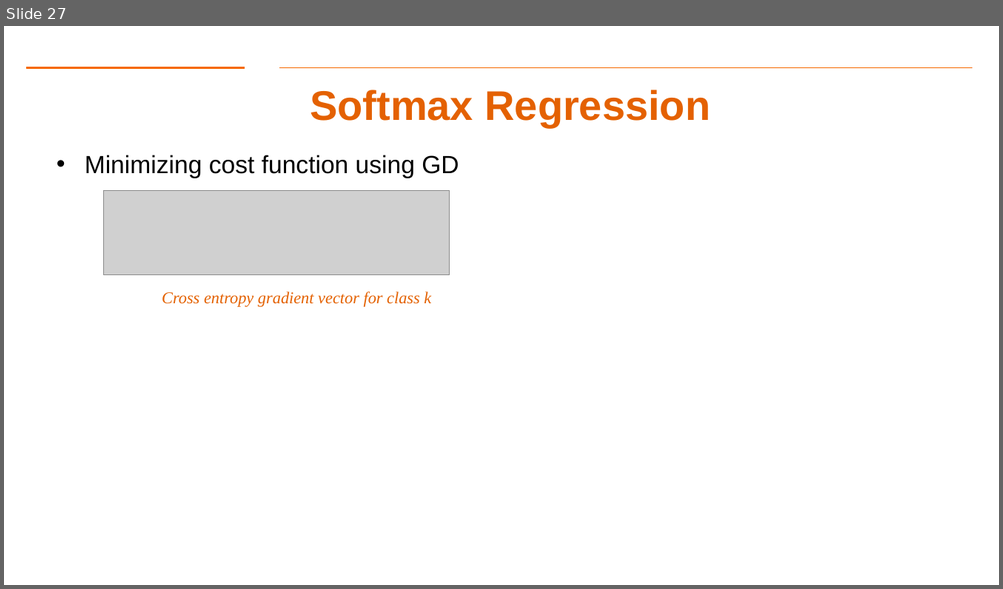
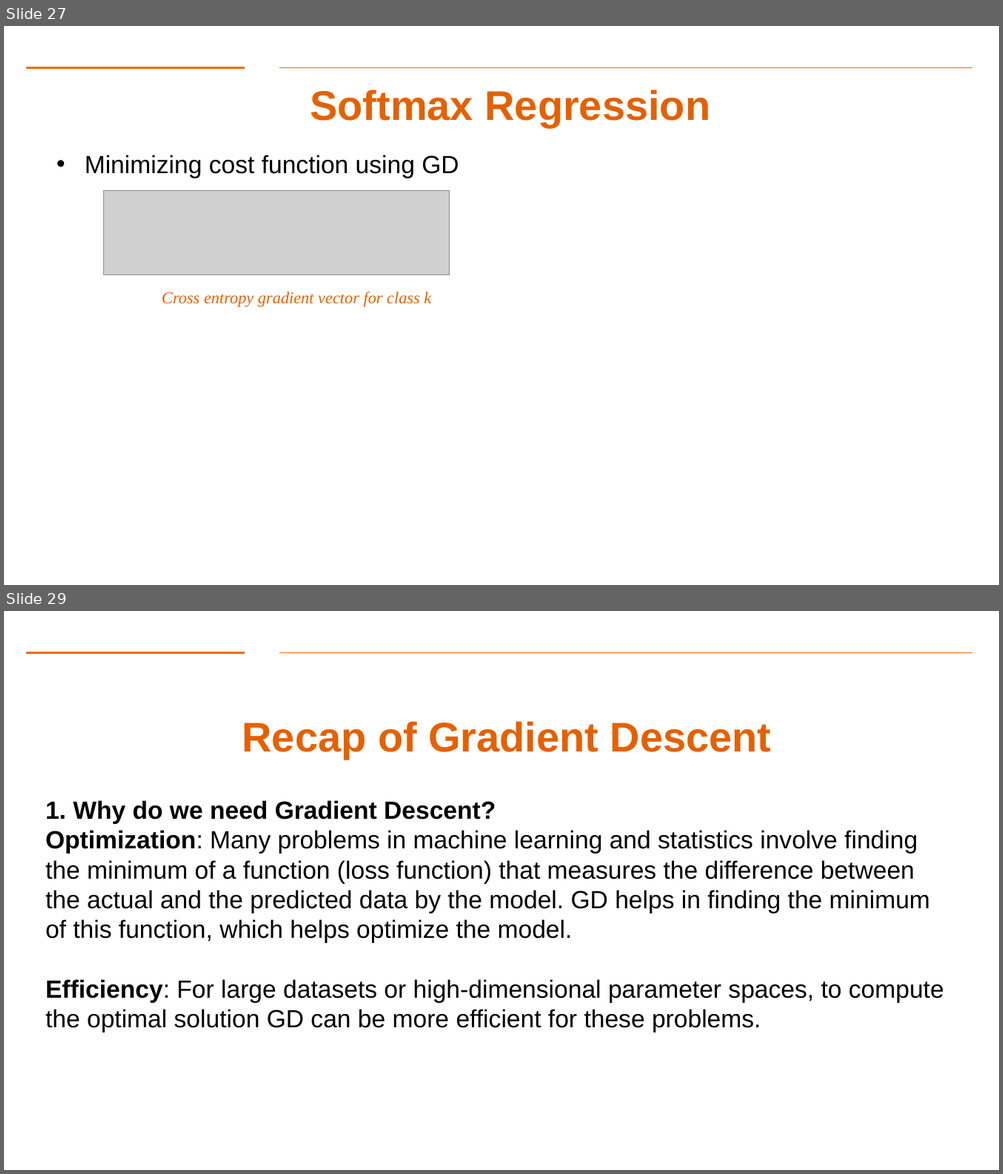
Before and after one commit to aiforsec/RIT-DSCI-633-FDS, a slide deck: Syllabus/Lecture05/Lec05.pptx. Shown one above the other, each under a label of ours: slide 27 before the commit, slides 27 and 29 after it; the slides between them are not shown. The pictures are 1003x589 and 1003x1174 pixels, drawn with LibreOffice and Linux fonts; fonts in the diff are those of the drawing; grey boxes stand for pictures; background and template pictures are left out. Boxes give left, top, right and bottom in pixels: in the first picture for what was removed or moved away, otherwise in the second. Text is boxed around its words. In the diff, an @@ line names an element or a change of style, - is before the commit and + after.

```diff
--- a/Syllabus/Lecture05/Lec05.pptx
+++ b/Syllabus/Lecture05/Lec05.pptx
@@ slide 29 added at (4, 611, 999, 1170), background #FFFFFF; not listed: 2 template elements that a slide beside it also shows @@
@@ title added at (242, 721, 771, 759), 40 pt, text #E46102, bold @@
+Recap of Gradient Descent
@@ text added at (45, 800, 944, 1033), 24 pt, text #000000 @@
+1. Why do we need Gradient Descent?
+Optimization: Many problems in machine learning and statistics involve finding the minimum of a function (loss function) that measures the difference between the actual and the predicted data by the model. GD helps in finding the minimum of this function, which helps optimize the model.
+Efficiency: For large datasets or high-dimensional parameter spaces, to compute the optimal solution GD can be more efficient for these problems.
```
Also in this commit, not shown: 3 slides changed, 3 other slides added.
